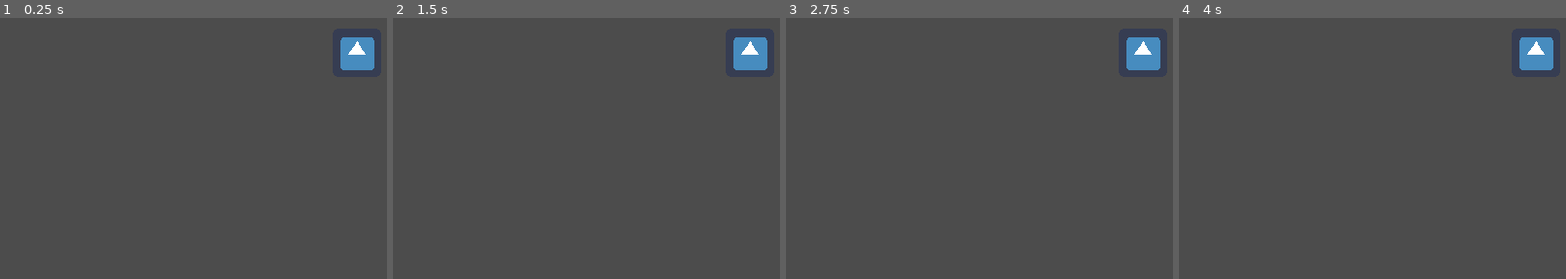
Above: before the commit, frames 1-4 (left to right).
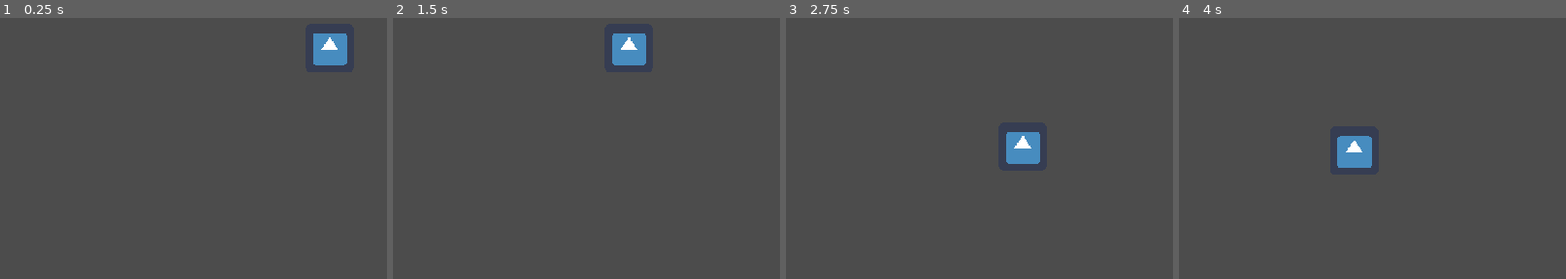
Above: after the commit, the same moments.

Repository: Nexe08/EnergySource
Game: Godot game, scene res://Main.tscn
The game is run twice, just before and just after one commit, with the same random seed, the same clock (stepped at 60 frames per second) and the same inputs. The engine's default icon, where the game draws it, is replaced by a stand-in: a white triangle on a blue panel in a dark square.
Inputs:
- Up to frame 1 (0.25 s): no input
- Up to frame 2 (1.5 s): tap Enter at 0.5 s; hold A (a, bound only after the commit) 0.53-1.28 s; tap D (d, bound only after the commit) at 0.8, 1.35 s
- Up to frame 3 (2.75 s): tap S (s, bound only after the commit) at 1.55 s; tap Space at 2 s; hold S (s, bound only after the commit) from 2.03 s (still down); tap W (w, bound only after the commit) at 2.3 s
- Up to frame 4 (4 s): release S (s, bound only after the commit) at 2.78 s; tap W (w, bound only after the commit) at 2.85 s; tap A (a, bound only after the commit) at 3.05 s; tap Enter at 3.5 s; hold A (a, bound only after the commit) from 3.53 s (still down); tap D (d, bound only after the commit) at 3.8 s

The runs differ from the first frame. In frame 1, 1.8% of the frame differs, in the area x 80-97%, y 5-20%; in frame 2, 2.2%; in frame 3, 2.2%; in frame 4, 2.2%, in the area x 40-97%, y 7-58%.

Commit message:
Added player movement.

Diff:
--- /dev/null
+++ b/Autoload/global.gd
@@ -0,0 +1,2 @@
+extends Node
+# global
--- a/Character/Script/character.gd
+++ b/Character/Script/character.gd
@@ -2,8 +2,10 @@
 # Character
 
 
-onready var Velocity = get_linear_velocity()
+var entity
 
 
-func _integrate_forces(state: Physics2DDirectBodyState) -> void:
-    pass
+func _physics_process(delta: float) -> void:
+    if entity:
+        if entity.has_method("_update"):
+            entity._update(delta)
--- a/Main.tscn
+++ b/Main.tscn
@@ -1,17 +1,8 @@
-[gd_scene load_steps=3 format=2]
+[gd_scene load_steps=2 format=2]
 
-[ext_resource path="res://icon.png" type="Texture" id=1]
-
-[sub_resource type="CircleShape2D" id=1]
-radius = 44.1022
+[ext_resource path="res://Player/Player.tscn" type="PackedScene" id=1]
 
 [node name="Main" type="Node2D"]
 
-[node name="EnergySource" type="Area2D" parent="."]
-position = Vector2( 512, 300 )
-
-[node name="Sprite" type="Sprite" parent="EnergySource"]
-texture = ExtResource( 1 )
-
-[node name="CollisionShape2D" type="CollisionShape2D" parent="EnergySource"]
-shape = SubResource( 1 )
+[node name="Player" parent="." instance=ExtResource( 1 )]
+position = Vector2( 476, 294 )
--- a/Player/Player.tscn
+++ b/Player/Player.tscn
@@ -1,13 +1,14 @@
 [gd_scene load_steps=5 format=2]
 
 [ext_resource path="res://Character/Character.tscn" type="PackedScene" id=1]
-[ext_resource path="res://Player/Script/playerComponent.gd" type="Script" id=2]
+[ext_resource path="res://Player/Script/playerMovementComponent.gd" type="Script" id=2]
 [ext_resource path="res://icon.png" type="Texture" id=3]
 
 [sub_resource type="CircleShape2D" id=1]
 radius = 37.0135
 
 [node name="Player" instance=ExtResource( 1 )]
+gravity_scale = 0.0
 
 [node name="CollisionShape2D" type="CollisionShape2D" parent="." index="0"]
 shape = SubResource( 1 )
@@ -15,5 +16,5 @@
 [node name="Sprite" type="Sprite" parent="." index="1"]
 texture = ExtResource( 3 )
 
-[node name="PlayerComponent" type="Node2D" parent="." index="2"]
+[node name="PlayerMovementComponent" type="Node2D" parent="." index="2"]
 script = ExtResource( 2 )
--- a/Player/Script/playerComponent.gd
+++ /dev/null
@@ -1,2 +0,0 @@
-extends Node2D
-# Player Component
--- /dev/null
+++ b/Player/Script/playerMovementComponent.gd
@@ -0,0 +1,20 @@
+extends Node2D
+# Player Movement Component
+
+export (NodePath) var root_parent = ".."
+
+onready var parent = get_node(root_parent)
+
+
+var direction := Vector2.ZERO
+
+
+func _ready() -> void:
+    parent.entity = self
+
+
+func _update(_delta: float) -> void:
+    direction.x = int(Input.get_action_strength("d") - Input.get_action_strength("a"))
+    direction.y = int(Input.get_action_strength("s") - Input.get_action_strength("w"))
+
+    parent.linear_velocity = lerp(parent.linear_velocity, 200 * direction, 0.38)
--- a/project.godot
+++ b/project.godot
@@ -14,10 +14,18 @@
 run/main_scene="res://Main.tscn"
 config/icon="res://icon.png"
 
+[autoload]
+
+Global="*res://Autoload/global.gd"
+
 [display]
 
 window/stretch/mode="2d"
 window/stretch/aspect="keep"
+
+[editor_plugins]
+
+enabled=PoolStringArray( "res://addons/ridiculous_coding/plugin.cfg" )
 
 [importer_defaults]
 
@@ -43,6 +51,33 @@
 "svg/scale": 1.0
 }
 
+[input]
+
+w={
+"deadzone": 0.5,
+"events": [ Object(InputEventKey,"resource_local_to_scene":false,"resource_name":"","device":0,"alt":false,"shift":false,"control":false,"meta":false,"command":false,"pressed":false,"scancode":0,"physical_scancode":87,"unicode":0,"echo":false,"script":null)
+, Object(InputEventKey,"resource_local_to_scene":false,"resource_name":"","device":0,"alt":false,"shift":false,"control":false,"meta":false,"command":false,"pressed":false,"scancode":87,"physical_scancode":0,"unicode":0,"echo":false,"script":null)
+ ]
+}
+a={
+"deadzone": 0.5,
+"events": [ Object(InputEventKey,"resource_local_to_scene":false,"resource_name":"","device":0,"alt":false,"shift":false,"control":false,"meta":false,"command":false,"pressed":false,"scancode":0,"physical_scancode":65,"unicode":0,"echo":false,"script":null)
+, Object(InputEventKey,"resource_local_to_scene":false,"resource_name":"","device":0,"alt":false,"shift":false,"control":false,"meta":false,"command":false,"pressed":false,"scancode":65,"physical_scancode":0,"unicode":0,"echo":false,"script":null)
+ ]
+}
+s={
+"deadzone": 0.5,
+"events": [ Object(InputEventKey,"resource_local_to_scene":false,"resource_name":"","device":0,"alt":false,"shift":false,"control":false,"meta":false,"command":false,"pressed":false,"scancode":0,"physical_scancode":83,"unicode":0,"echo":false,"script":null)
+, Object(InputEventKey,"resource_local_to_scene":false,"resource_name":"","device":0,"alt":false,"shift":false,"control":false,"meta":false,"command":false,"pressed":false,"scancode":83,"physical_scancode":0,"unicode":0,"echo":false,"script":null)
+ ]
+}
+d={
+"deadzone": 0.5,
+"events": [ Object(InputEventKey,"resource_local_to_scene":false,"resource_name":"","device":0,"alt":false,"shift":false,"control":false,"meta":false,"command":false,"pressed":false,"scancode":0,"physical_scancode":68,"unicode":0,"echo":false,"script":null)
+, Object(InputEventKey,"resource_local_to_scene":false,"resource_name":"","device":0,"alt":false,"shift":false,"control":false,"meta":false,"command":false,"pressed":false,"scancode":68,"physical_scancode":0,"unicode":0,"echo":false,"script":null)
+ ]
+}
+
 [physics]
 
 common/enable_pause_aware_picking=true
Not shown, changed: .gitignore
